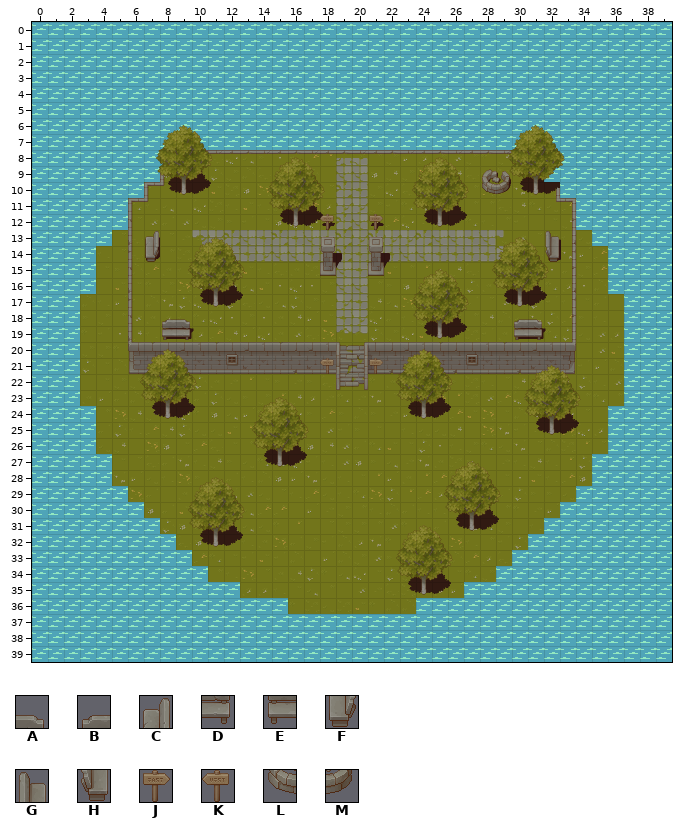
A Tiled map gets an edit: sources/maps/FinalMap.tmx. The picture above is the old version.
Cells are 32x32 px. Shown: x 0..39, y 0..39.
Key: from "TX Props": A 9 flipped left-right, B 10 flipped left-right, C 12, D 25 flipped left-right, E 26 flipped left-right, F 28, G 60, H 76, J 83, K 115, L 205, M 206.
_ is an empty cell.
Layers that did not change in this view are not listed.
Layer "props" before, first column x 2:
10 __________________________LM___
11 _______________________________
12 ________________K__J___________
13 _____C________________________G
14 _____F________________________H
15 _______________________________
16 _______________________________
17 _______________________________
18 ______BA____________________BA_
19 ______ED____________________ED_
Once edited:
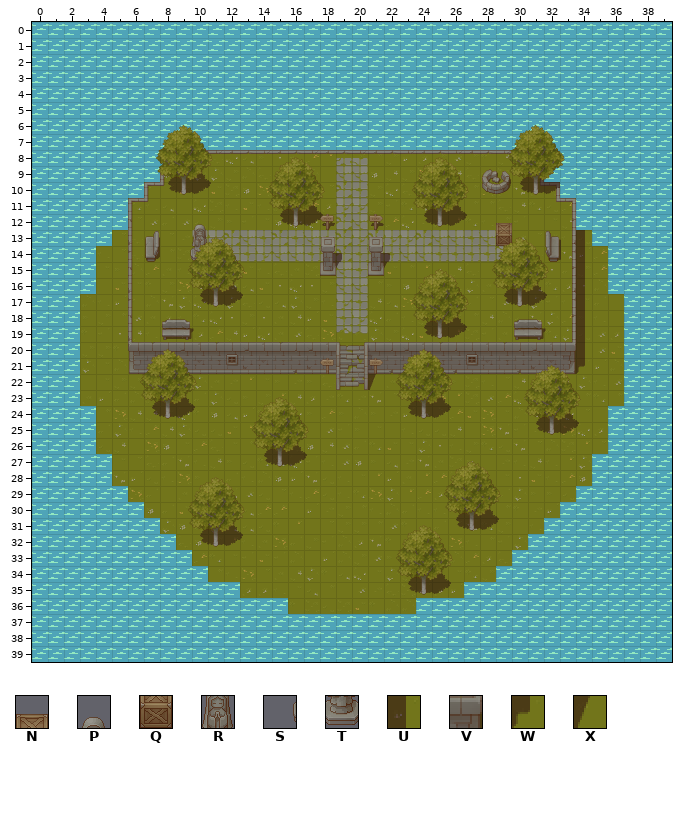
Further tiles: from "TX Props": N 5, P 14, Q 21, R 30, S 45, T 46; from "TX Shadow": U 159, V 159 flipped left-right, W 175, X 191.
Tiles of an added or newly shown layer are drawn over the layers below it.
See-through tiles are keyed as they look on the map.
What changed:
layer "propsShadows" opacity 100% -> 60%
layer "TreesShadows" opacity 100% -> 60%
Layer "wallShadows" (added):
y 13..19: x 34 _ -> U
y 20: x 33..34 __ -> VU
y 21: x 33..34 __ -> VW
y 22: x 21 _ -> X
Layer "props":
y 12: x 10 _ -> P; x 29 _ -> N
y 13: x 10 _ -> R; x 29 _ -> Q
y 14: x 9..10 __ -> ST
